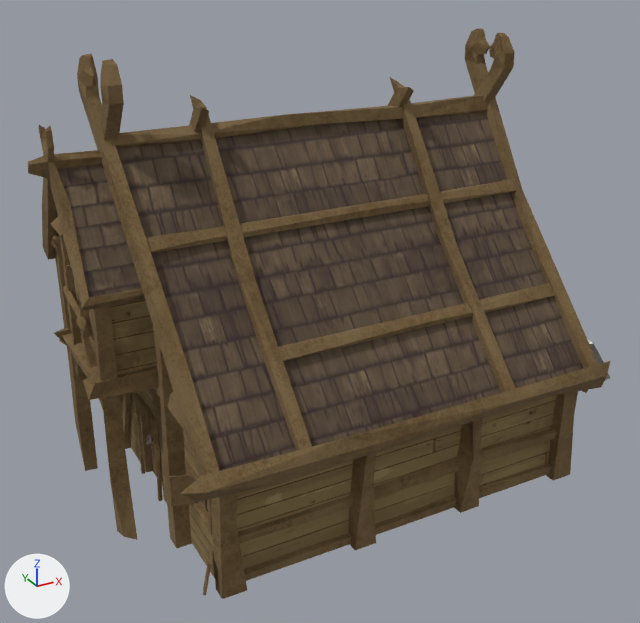
A saved change to the FBX model PrefabPack(.fbx)/Houses/House_two.fbx.
Both versions are drawn from a 50 mm camera at (-13.8, -26.0, 14.6) aimed at (0.5, -0.1, 1.6). Lighting does not change. The marker at lower left points along +X, +Y and +Z.

Names of what the first picture shows: 'балки.018', 'корпус.001'.
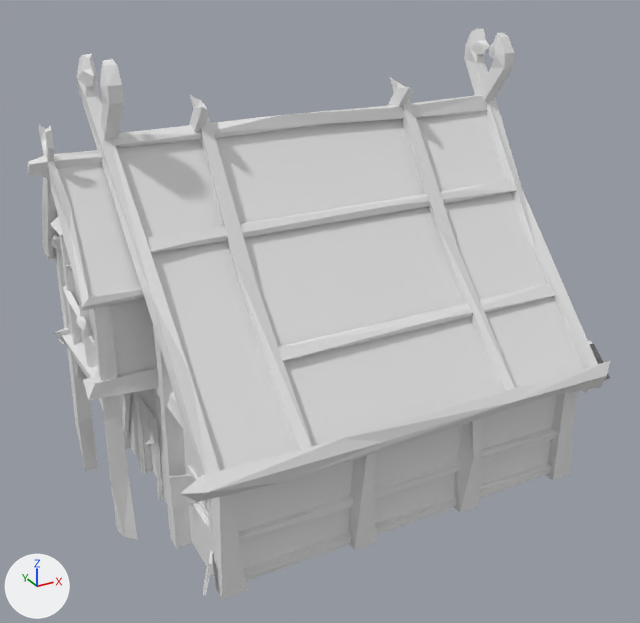
The newer file is also turned or shifted as a whole; pictures and numbers use the older file's frame.

The change, as JSON lines over the scene's bpy script:
```json
{"block": "me_cube_002", "where": "me_cube_002.from_pydata(...)  # 85 vertices, 101 faces; spans x -5.4..10.3, y -6.9..7.1, z -5.7..6.7"}
{"op": "remove", "block": "me_cube_002", "code": "me_cube_002.materials.append(mat_material_019)  # picture img_атласик_png"}
{"block": "me_cube_019", "where": "me_cube_019.from_pydata(...)  # 1339 vertices, 1780 faces; spans x -6.9..15.7, y -7.3..7.4, z -7.2..8.2"}
{"op": "remove", "block": "me_cube_019", "code": "me_cube_019.materials.append(mat_material_019)  # picture img_атласик_png"}
```

Boxes (x1, y1, x2, y2) around the edits, measured in the pictures (640 x 623 px):
```json
{"object": "корпус.001", "change": "recoloured", "before": [55, 112, 584, 581], "after": [55, 112, 584, 581], "on screen": "brown to grey"}
{"object": "балки.018", "change": "recoloured", "before": [28, 28, 610, 599], "after": [28, 28, 610, 599], "on screen": "brown to grey"}
```
